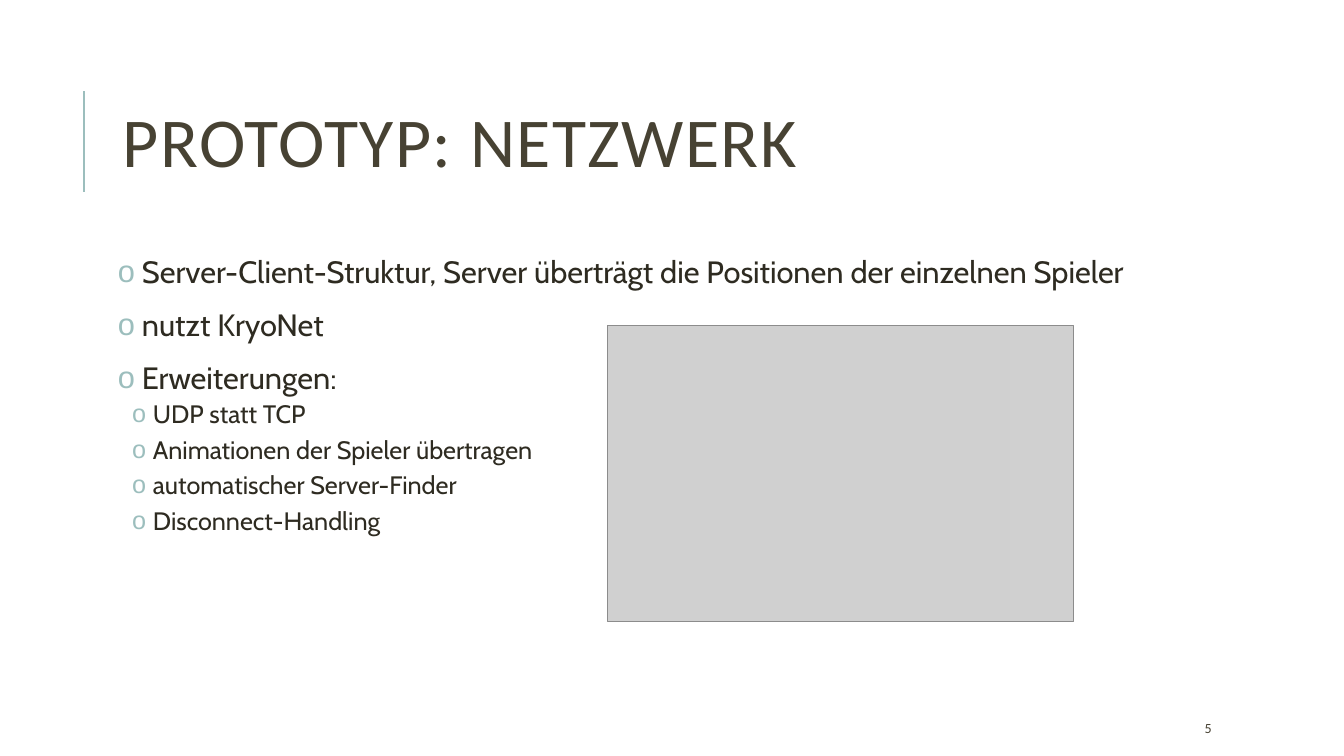
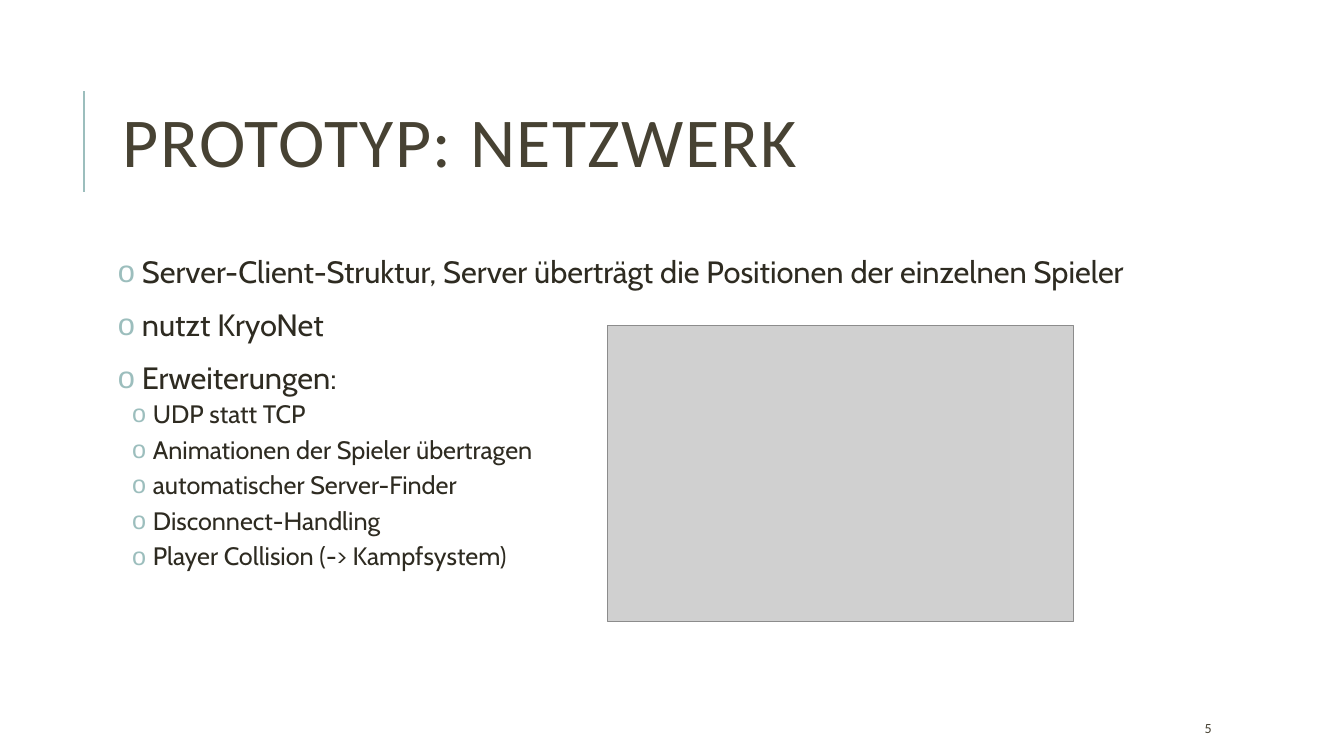
Before and after one commit to philipp-roscher/kpmi-15-2, a slide deck: slide 5 of ProofOfConcept.pptx. Drawn at 1344x756 pixels with LibreOffice and Linux fonts; fonts in the diff are those of the drawing; grey boxes stand for pictures. Boxes give left, top, right and bottom in pixels: in the first picture for what was removed or moved away, otherwise in the second. Text is boxed around its words. In the diff, an @@ line names an element or a change of style, - is before the commit and + after.

Commit message:
Netzwerk zum Inhaltsverzeichnis hinzugefügt

```diff
--- a/ProofOfConcept.pptx
+++ b/ProofOfConcept.pptx
@@ text at [153, 546, 507, 571]: paragraph added @@
+  o Player Collision (-> Kampfsystem)
```
Also in this commit, not shown: 1 other slide changed.
